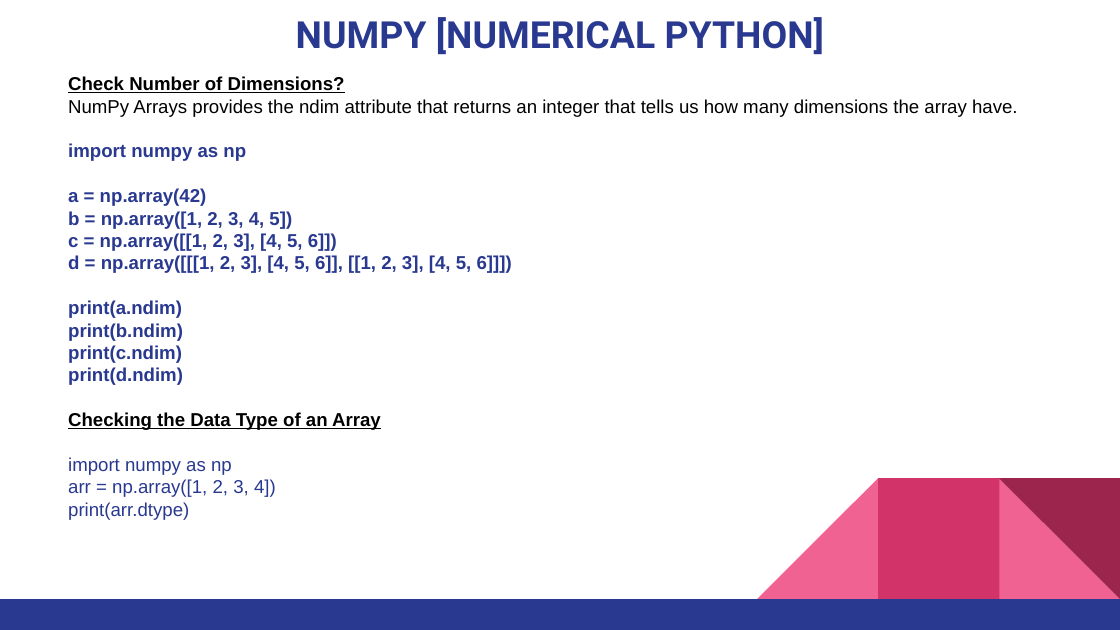
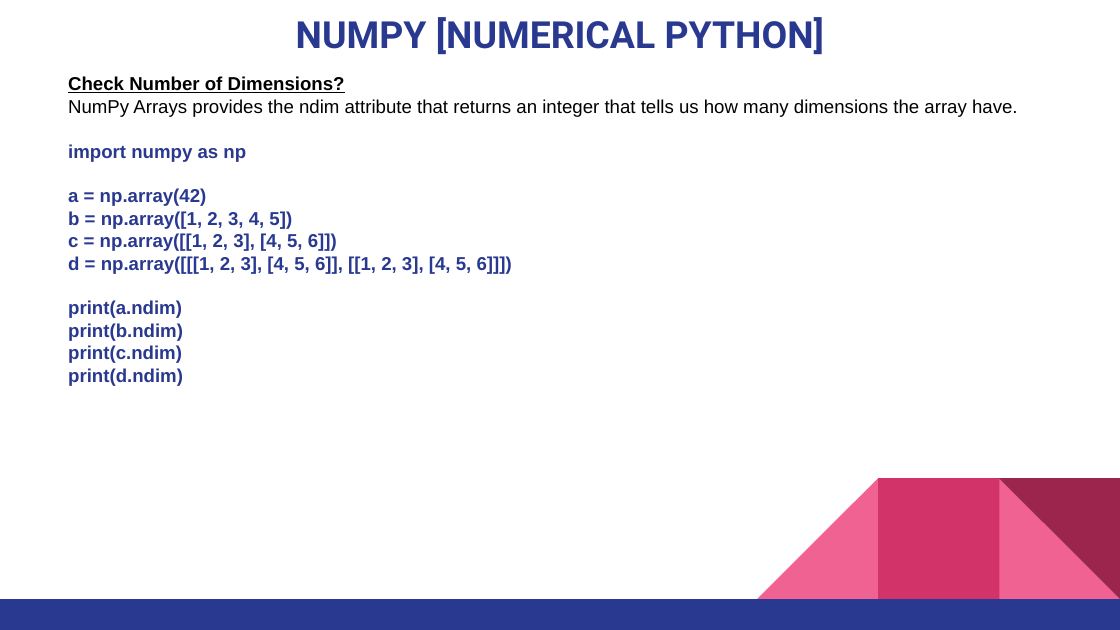
Before and after one commit to NeurocogniAI/ncai-training-program, a slide deck: slide 15 of Week-03/Numpy-Python.pptx (slide 5 before the commit). Drawn at 1120x630 pixels with LibreOffice and Linux fonts; fonts in the diff are those of the drawing. Boxes give left, top, right and bottom in pixels: in the first picture for what was removed or moved away, otherwise in the second. Text is boxed around its words. In the diff, an @@ line names an element or a change of style, - is before the commit and + after.

```diff
--- a/Week-03/Numpy-Python.pptx
+++ b/Week-03/Numpy-Python.pptx
@@ text at <box>68,412,381,520</box>: paragraphs removed @@
-Checking the Data Type of an Array
-import numpy as np
-arr = np.array([1, 2, 3, 4])
-print(arr.dtype)
```
Also in this commit, not shown: 1 other slide changed, 12 slides added, 2 slides removed, 4 other files.
